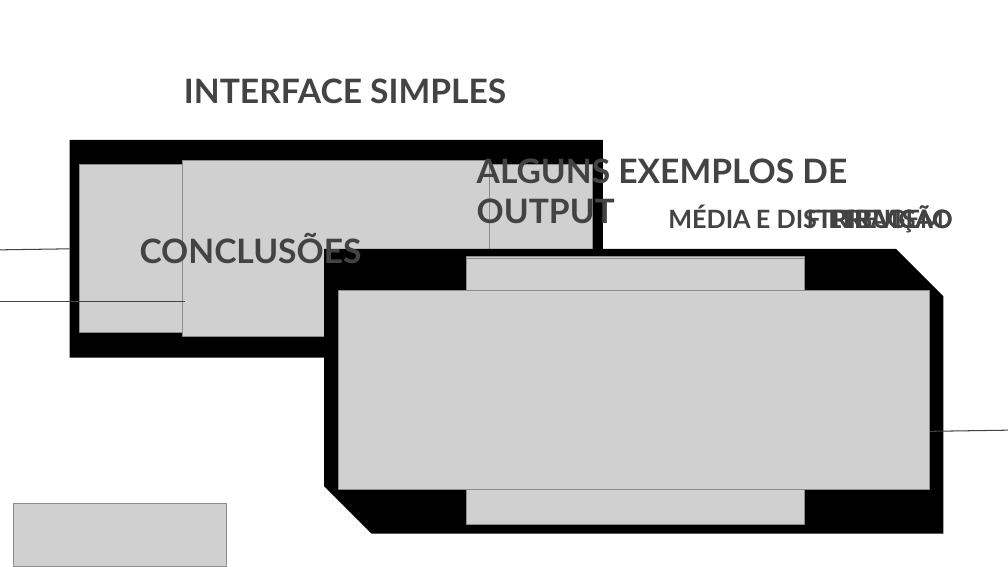
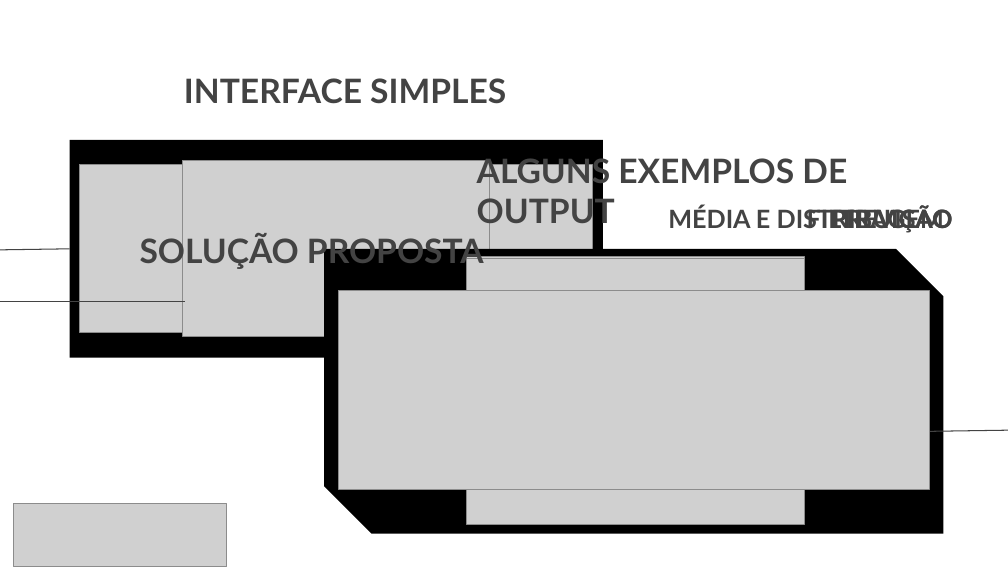
Before and after one commit to MadDinosaur/ISEP-LAPR1, a slide deck: slide 5 of TurmaDK_Grupo05_relatorio.PPT.pptx. Drawn at 1008x567 pixels with LibreOffice and Linux fonts; fonts in the diff are those of the drawing; grey boxes stand for pictures; background and template pictures are left out. Boxes give left, top, right and bottom in pixels: in the first picture for what was removed or moved away, otherwise in the second. Text is boxed around its words. In the diff, an @@ line names an element or a change of style, - is before the commit and + after.

Commit message:
Alguns ajustes.

```diff
--- a/TurmaDK_Grupo05_relatorio.PPT.pptx
+++ b/TurmaDK_Grupo05_relatorio.PPT.pptx
@@ title at (x1=140, y1=234, x2=484, y2=269): text changed @@
-CONCLUSÕES
+SOLUÇÃO PROPOSTA
```
Also in this commit, not shown: 3 other slides changed, 1 slide added, 1 slide removed.
